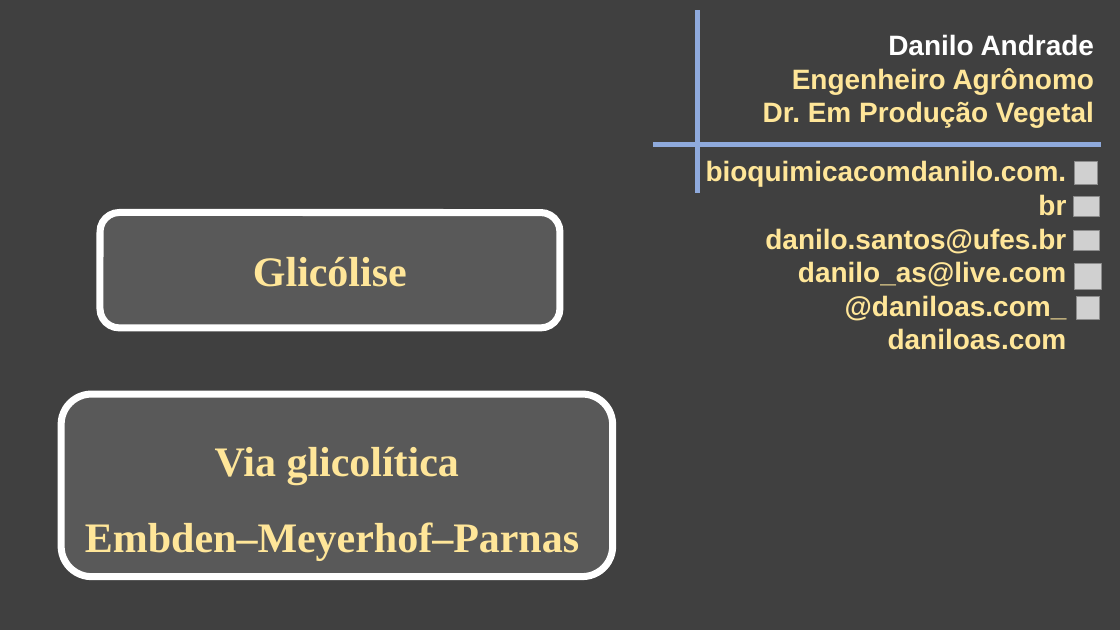
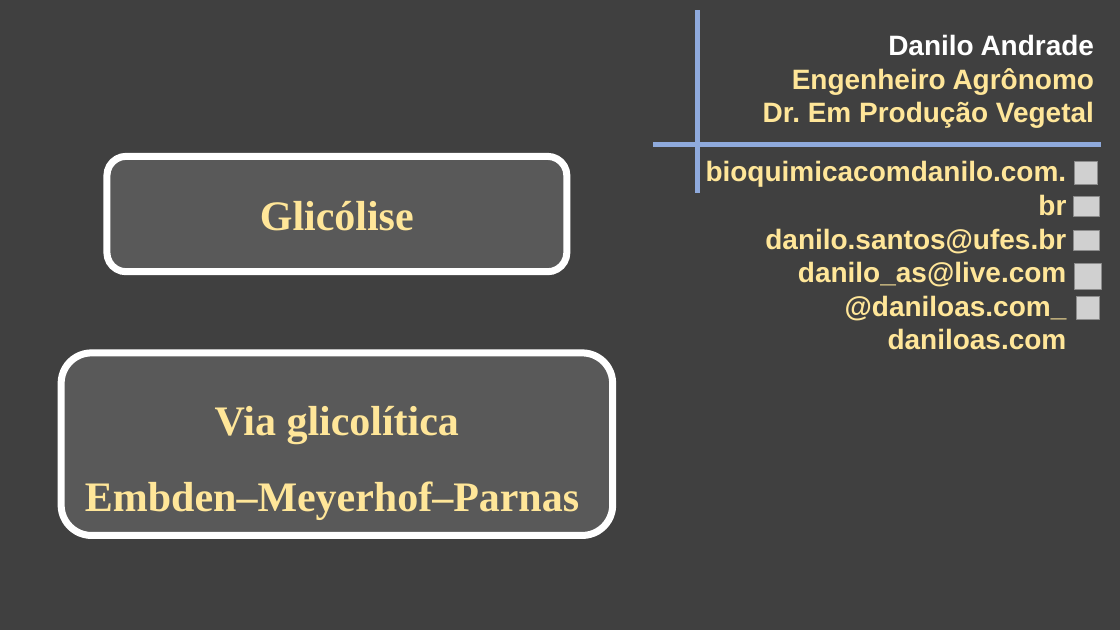
Before and after one commit to daniloasdotcom/Bioquimica-com-Danilo, a slide deck: slide 1 of static/aulas/glicolise.pptx. Drawn at 1120x630 pixels with LibreOffice and Linux fonts; fonts in the diff are those of the drawing; grey boxes stand for pictures. Boxes give left, top, right and bottom in pixels: in the first picture for what was removed or moved away, otherwise in the second. Text is boxed around its words. In the diff, an @@ line names an element or a change of style, - is before the commit and + after.

```diff
--- a/static/aulas/glicolise.pptx
+++ b/static/aulas/glicolise.pptx
@@ rounded rectangle "Glicólise": place and size @@
-rounded rectangle "Glicólise" at [100, 213, 560, 328]
+rounded rectangle "Glicólise" at [107, 156, 567, 271]
@@ rounded rectangle "Via glicolítica": place and size @@
-rounded rectangle "Via glicolítica" at [61, 394, 613, 576]
+rounded rectangle "Via glicolítica" at [61, 353, 613, 535]
```
Also in this commit, not shown: 21 other slides changed, 1 slide added, 1 slide removed, 2 other files.
